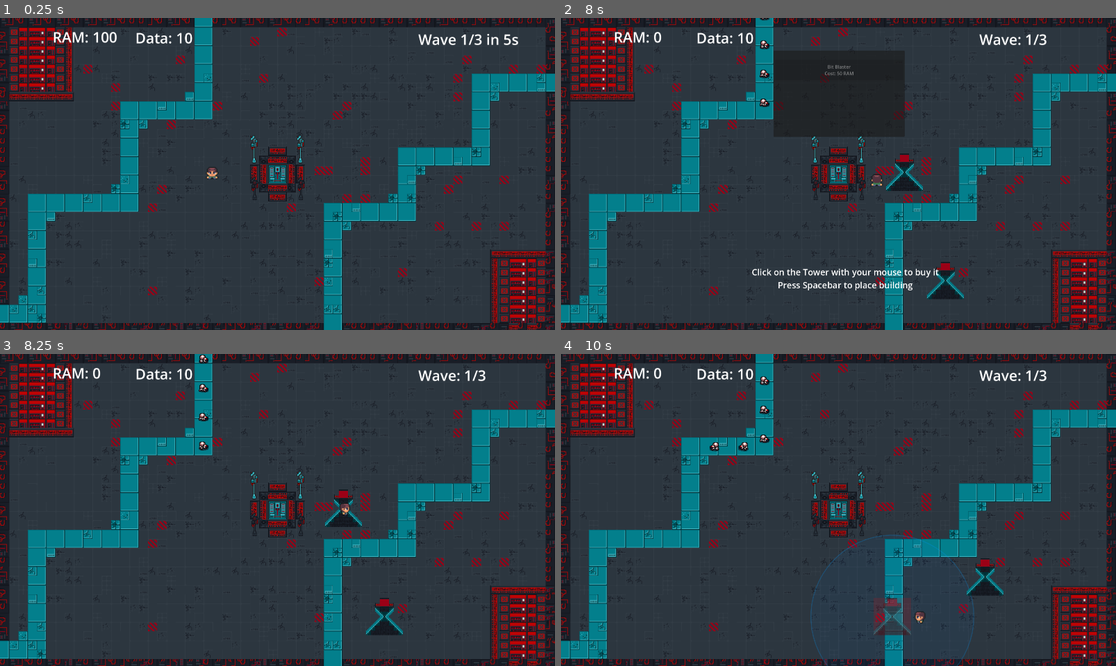
Above: before the commit, frames 1-4 (two rows, left to right).
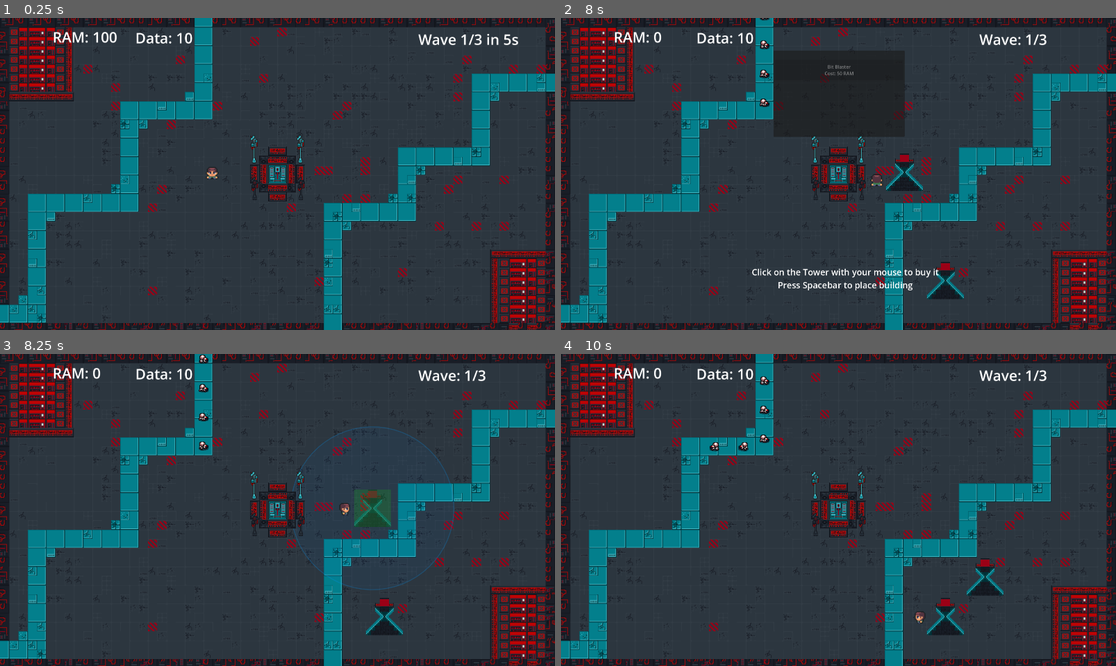
Above: after the commit, the same moments.

Repository: ANYhackerfort/tower-defense-godot
Game: Godot game, scene res://Scenes/level1.tscn
Same seed, same stepped clock (60 frames per second), same inputs: the game is played once before the commit and once after it.
Inputs:
- Up to frame 1 (0.25 s): no input
- Up to frame 2 (8 s): tap Enter at 0.5 s; hold D (move_right) 0.53-1.25 s; tap E (interact) at 0.6, 2.3, 2.85, 3.8, 4.35, 5.3, 5.85, 6.8, 7.35 s; tap Space (place) at 0.8, 2, 2.1, 3.05, 3.6, 4.55, 5.1, 6.05, 6.6, 7.55 s; click "Bit Blaster Cost: 50 RAM" at 1.25 s; hold S (move_down) 2.03-2.78 s; hold D (move_right) 2.78-3.53 s; hold W (move_up) 3.53-4.28 s; hold A (move_left) 4.28-5.78 s; hold S (move_down) 5.78-6.53 s; hold D (move_right) 6.53-7.28 s; hold W (move_up) from 7.28 s (still down)
- Up to frame 3 (8.25 s): tap Space (place) at 8, 8.1 s; release W (move_up) at 8.03 s; hold D (move_right) from 8.03 s (still down)
- Up to frame 4 (10 s): tap E (interact) at 8.3, 8.85, 9.8 s; release D (move_right) at 8.78 s; hold S (move_down) 8.78-9.53 s; tap Space (place) at 9.05, 9.6 s; hold A (move_left) from 9.53 s (still down)

Frames 1-2 are identical in both runs. In frame 3, 1.2% of the frame differs, in the area x 52-82%, y 23-76%; in frame 4, 1.3%, in the area x 44-75%, y 57-100%.

Commit message:
made it so spacebar does everything

Diff:
--- a/Scripts/tower_placement_manager.gd
+++ b/Scripts/tower_placement_manager.gd
@@ -12,7 +12,7 @@
 func _process(_delta: float) -> void:
 	if GlobalGameState.selected_tower_scene == null:
 		clear_ghost()
-		if Input.is_action_just_pressed("interact"):
+		if Input.is_action_just_pressed("place"):
 			handle_tower_pickup()
 		return
 
